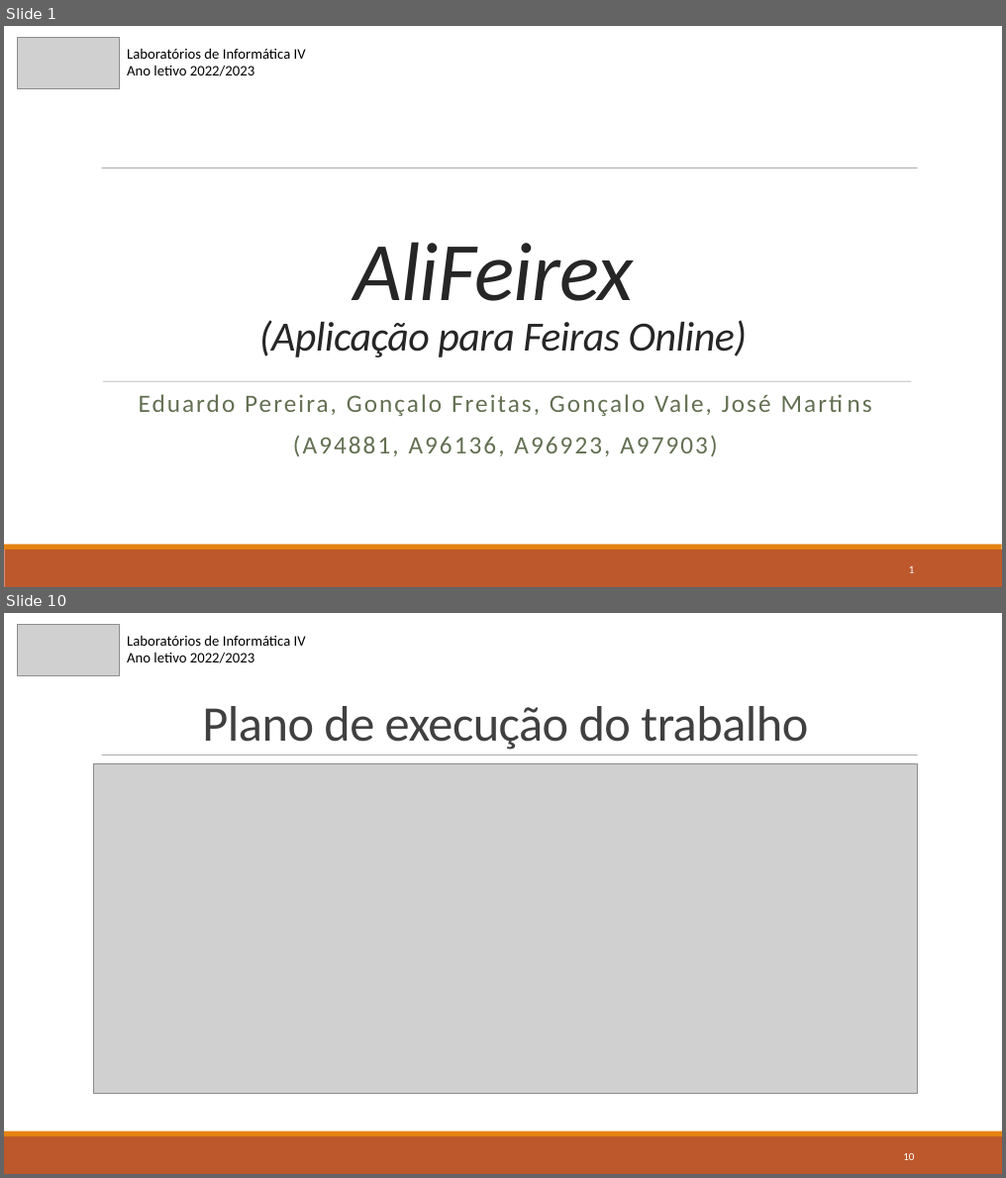
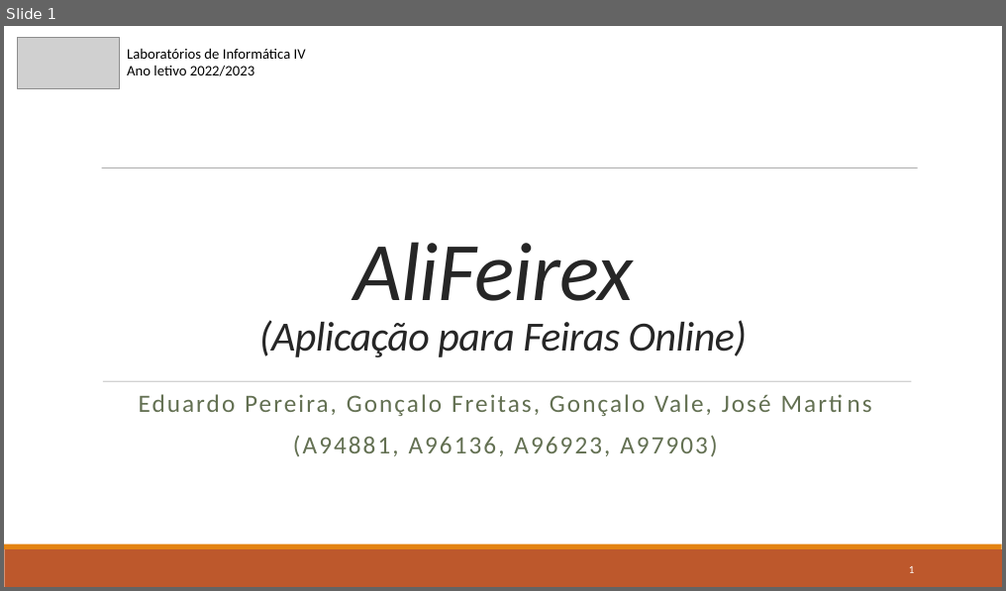
Before and after one commit to gugafreitas/LEI, a slide deck: 3rd/LI4/Entregas Intermédias/Checkpoint1.pptx. Shown one above the other, each under a label of ours: slides 1 and 10 before the commit, slide 1 after it; the slides between them are not shown. The pictures are 1006x1178 and 1006x591 pixels, drawn with LibreOffice and Linux fonts; fonts in the diff are those of the drawing; grey boxes stand for pictures. Boxes give left, top, right and bottom in pixels: in the first picture for what was removed or moved away, otherwise in the second. Text is boxed around its words. In the diff, an @@ line names an element or a change of style, - is before the commit and + after.

```diff
--- a/3rd/LI4/Entregas Intermédias/Checkpoint1.pptx
+++ b/3rd/LI4/Entregas Intermédias/Checkpoint1.pptx
@@ slide 10 removed at [4, 613, 1002, 1174], background #FFFFFF; not listed: 3 template elements that a slide beside it also shows @@
@@ picture removed at [18, 624, 119, 675] @@
@@ text removed at [127, 635, 306, 663] @@
-Laboratórios de Informática IV
-Ano letivo 2022/2023
@@ title removed at [202, 706, 808, 750] @@
-Plano de execução do trabalho
@@ picture removed at [94, 764, 918, 1093] @@
@@ page number removed at [903, 1154, 914, 1160] @@
-10
```
Also in this commit, not shown: 1 slide changed, 2 slides added, 8 other slides removed, 1 other file.
